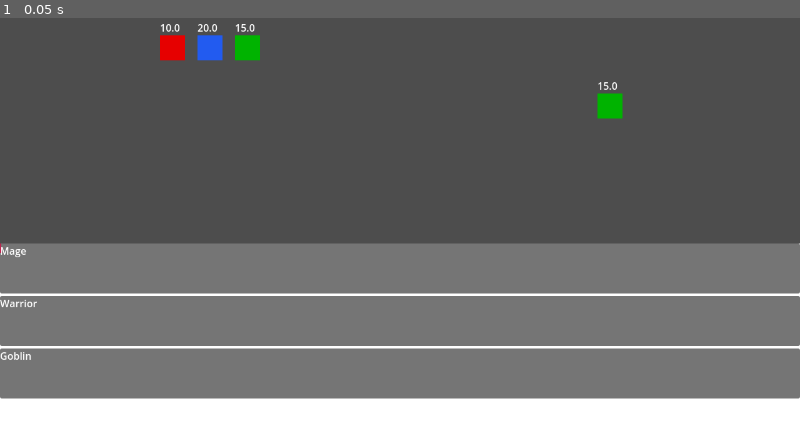
Above: before the commit, frame 1.
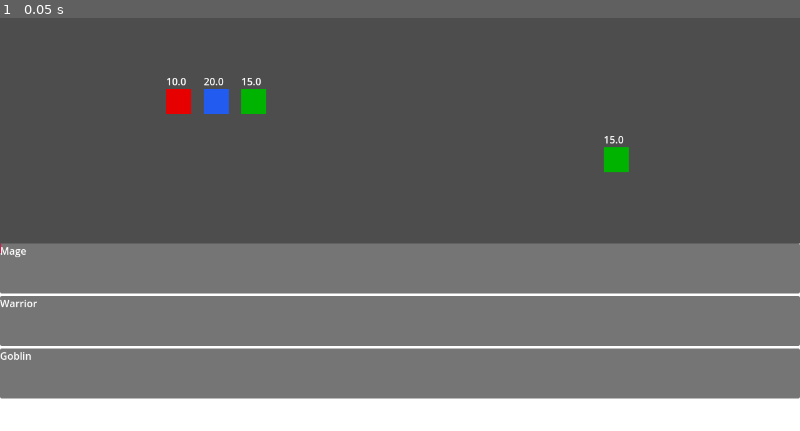
Above: after the commit, the same moment.

Repository: Ravars/non-turn-based-rpg
Game: Godot game, scene res://Scenes/MainScene.tscn
Same seed, same stepped clock (60 frames per second), same inputs: the game is played once before the commit and once after it.
Inputs:
- Up to frame 1 (0.05 s): no input

The runs differ from the first frame. In frame 1, 1.8% of the frame differs, in the area x 20-79%, y 1-38%.
Error in both runs: Cannot call method 'connect' on a null value. (res://Scripts/UI/player_action_panel.gd:10)

Commit message:
Characters Position

Diff:
--- a/Resources/Effects/Stun.tres
+++ b/Resources/Effects/Stun.tres
@@ -6,7 +6,7 @@
 script = ExtResource("1_j5iya")
 effect_name = "Stun"
 type = 0
-duration = 4.0
+duration = 2.0
 value = 0.0
 target_stat = 0
 is_percentage = false
--- a/Scenes/Combat.tscn
+++ b/Scenes/Combat.tscn
@@ -17,7 +17,7 @@
 metadata/_edit_lock_ = true
 
 [node name="PlayerLanes" type="Node2D" parent="."]
-position = Vector2(256, -163)
+position = Vector2(266, -77)
 
 [node name="Lane1" type="Node2D" parent="PlayerLanes"]
 position = Vector2(0, 250)
@@ -35,7 +35,7 @@
 [node name="UnitPosition" type="Marker2D" parent="PlayerLanes/Lane3"]
 
 [node name="EnemyLanes" type="Node2D" parent="."]
-position = Vector2(956, -163)
+position = Vector2(966, -77)
 
 [node name="Lane1" type="Node2D" parent="EnemyLanes"]
 position = Vector2(0, 250)
